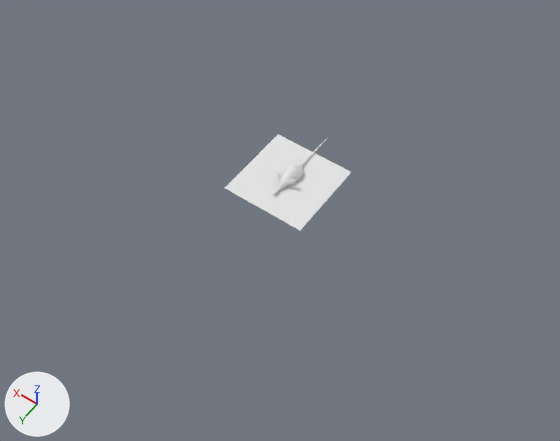
One commit to the Blender file assets/rat.blend: the scene before it, then after it.
One viewpoint serves both versions: a 50 mm lens placed at (-3.18, 4.61, 6.44), pointed at (-0.15, 0.37, -0.23). Arrows for +X, +Y and +Z are at lower left; the lights stay in place.

The first picture shows 'Plane', 'rat'.
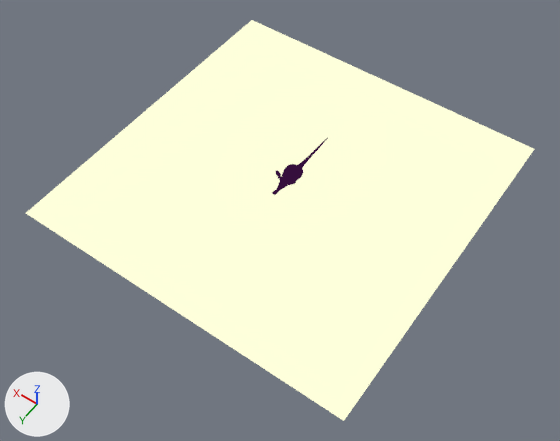
Commit message: New rat

Location of each change, (x1, y1, x2, y2) in pixels of the pictures (560 x 441 px):
'Plane', recoloured, rescaled (301% wider, 314% taller): before (225, 134, 351, 230); after (26, 20, 534, 421)
'rat', recoloured (white to purple): (272, 137, 328, 195) in both

Patch to the scene script:
```diff
--- a/assets/rat.blend.py
+++ b/assets/rat.blend.py
@@ mat_rat_outline @@
+mat_rat_outline = emission_material('rat-outline')
+mat_rat_outline.base_color = (0.0357, 0.00481, 0.0451)  # dark purple #350f3c
@@ mat_rat_fur @@
+mat_rat_fur = bpy.data.materials.new('rat-fur')
+# nodes: OutputMaterial, ValToRGB
+# colours: dark red #651435, orange #b35a35, orange #c17a5a, beige #ddb273, yellow #eed88d, green #f5ffca
@@ mat_floor @@
+mat_floor = bpy.data.materials.new('floor')
+# nodes: OutputMaterial, ValToRGB
+# colours: dark red #651435, dark blue #1d2e55, blue #3373b3, blue #66b3dd, white #c7e6e3, white #feffdb, green #f5ffca
@@ me_plane @@
 me_plane.from_pydata(...)  # 4 vertices, 1 face; spans x -0.5..0.5, y -0.5..0.5, z 0.0
+me_plane.materials.append(mat_floor)
@@ me_cube_003 @@
 me_cube_003.from_pydata(...)  # 155 vertices, 136 faces; spans x 0.0..0.135, y -0.797..0.289, z 0.0..0.143
+me_cube_003.materials.append(mat_rat_fur)
+me_cube_003.materials.append(mat_rat_outline)  # dark purple #350f3c
@@ ob_plane @@
 ob_plane.location = (0.0, 0.0, 0.0)
+ob_plane.scale = (4.0, 4.0, 1.0)
```
